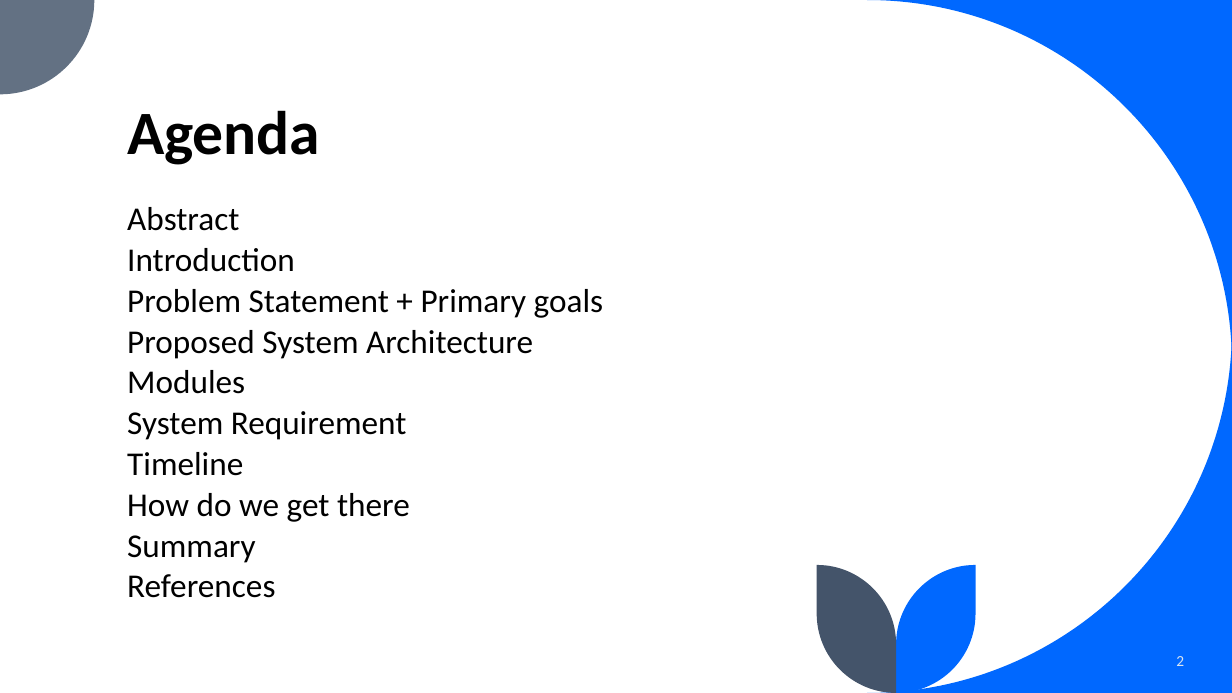
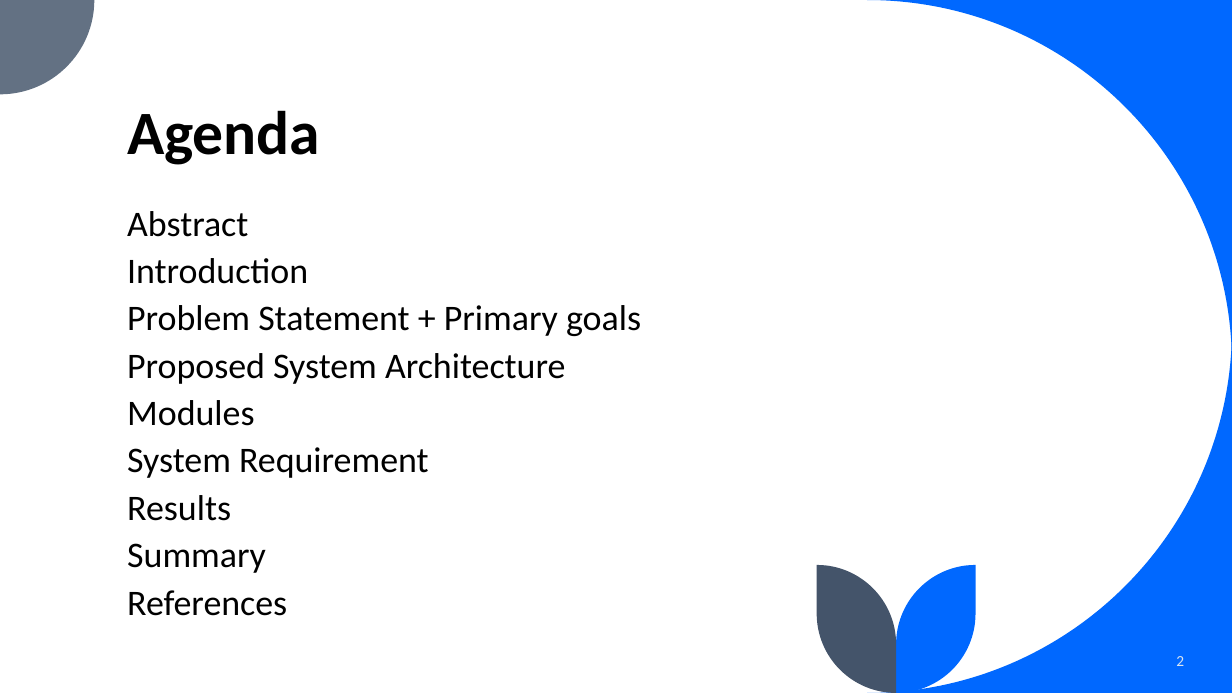
Before and after one commit to deonchris2203/Semester-Mini-Project, a slide deck: slide 2 of Data Analysis.pptx. Drawn at 1232x693 pixels with LibreOffice and Linux fonts; fonts in the diff are those of the drawing. Boxes give left, top, right and bottom in pixels: in the first picture for what was removed or moved away, otherwise in the second. Text is boxed around its words. In the diff, an @@ line names an element or a change of style, - is before the commit and + after.

```diff
--- a/Data Analysis.pptx
+++ b/Data Analysis.pptx
@@ text at (127, 211, 641, 616): size 25.9 to 28 pt; line spacing 0.7 to 0.8 @@
@@ text at (127, 495, 231, 521): text changed; size 25.9 to 28 pt @@
-Timeline
-How do we get there
+Results
```
Also in this commit, not shown: 1 other slide changed, 2 slides added, 2 slides removed.
